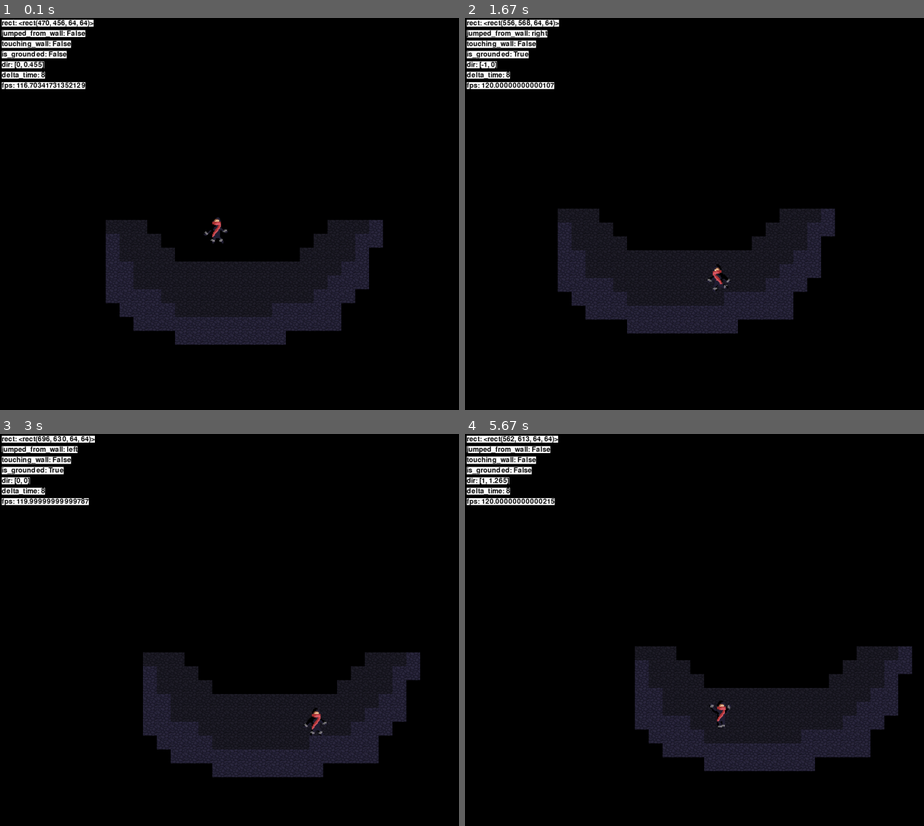
Above: before the commit, frames 1-4 (two rows, left to right).
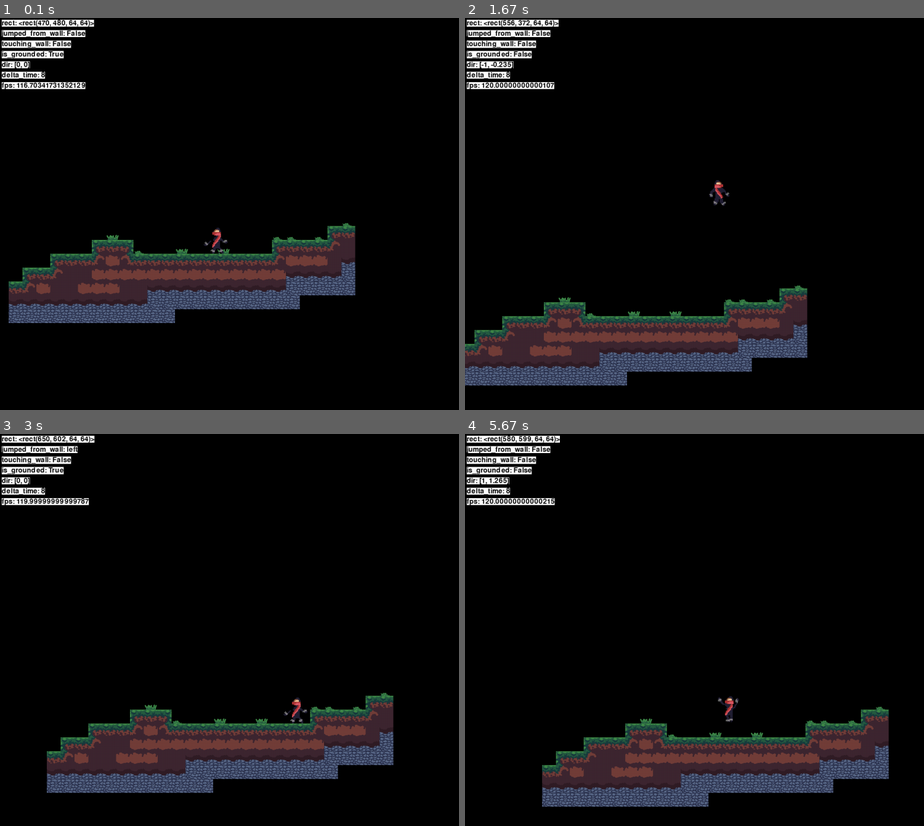
Above: after the commit, the same moments.

Repository: zyxwars/ninja
Game: pygame game, started from main.py
The game is run twice, just before and just after one commit, with the same random seed, the same clock (stepped at 60 frames per second) and the same inputs.
Inputs:
- Up to frame 1 (0.1 s): no input
- Up to frame 2 (1.67 s): hold D 0.33-0.8 s; hold D 0.83-1.3 s; tap Space at 0.9, 1.2, 1.4 s; hold A from 1.33 s (still down)
- Up to frame 3 (3 s): tap Space at 1.7, 1.97, 2.27, 2.4, 2.7 s; release A at 1.87 s; hold A 1.9-2.3 s; hold D 2.33-2.97 s
- Up to frame 4 (5.67 s): hold A 3-3.47 s; tap Space at 3.07, 3.37, 3.57, 3.87, 4.07, 4.37, 4.57, 4.87, 5.13, 5.43, 5.57 s; hold D 3.5-3.97 s; hold D 4-4.47 s; hold A 4.5-5.03 s; hold A 5.07-5.47 s; hold D from 5.5 s (still down)

The runs differ from the first frame. In frame 1, 17% of the frame differs, in the area x 1-84%, y 0-84%; in frame 2, 23%, in the area x 0-81%, y 0-94%; in frame 3, 17%; in frame 4, 20%.

Commit message:
Add new textures

Diff:
--- a/editor/editor.py
+++ b/editor/editor.py
@@ -16,7 +16,7 @@
 # Grid background, colorkey filters out (1,2,3), so choose anything, but that
 GRID_COLOR = 'white'
 ENTITY_TYPES = ['a']
-TILE_TYPES = [1, 2, 3]
+TILE_TYPES = list(range(1, 64))
 
 
 class Editor:
--- a/level/level.csv
+++ b/level/level.csv
@@ -11,13 +11,12 @@
 0
 0
 0
-0,0,0,0,0,0,0,0,0,0,0,0,0,0,a
-0,0,0,0,0,0,0,-1,-1,-1,0,0,0,0,0,0,0,0,0,0,0,0,0,-1,-1,-1,2
-0,0,0,0,0,0,0,2,-1,-1,-1,0,0,0,0,0,0,0,0,0,0,0,-1,-1,-1,2,2
-0,0,0,0,0,0,0,2,-1,-1,-1,-1,0,0,0,0,0,0,0,0,0,-1,-1,-1,-1,2
-0,0,0,0,0,0,0,2,2,-1,-1,-1,-1,-1,-1,-1,-1,-1,-1,-1,-1,-1,-1,-1,2,2
-0,0,0,0,0,0,0,2,2,-1,-1,-1,-1,-1,-1,-1,-1,-1,-1,-1,-1,-1,-1,2,2,2
-0,0,0,0,0,0,0,2,2,2,2,-1,-1,-1,-1,-1,-1,-1,-1,-1,-1,-1,2,2,2
-0,0,0,0,0,0,0,0,2,2,2,2,-1,-1,-1,-1,-1,-1,-1,2,2,2,2,2
-0,0,0,0,0,0,0,0,0,2,2,2,2,2,2,2,2,2,2,2,2,2,2,2
-0,0,0,0,0,0,0,0,0,0,0,0,2,2,2,2,2,2,2,2
+0
+0,0,0,0,0,0,0,0,0,0,0,0,0,0,0,0,0,0,0,0,0,0,0,0,-10
+0,0,0,0,0,0,0,-11,0,0,0,0,0,0,a,0,0,0,0,-10,-10,0,-10,15,9
+0,0,0,0,0,0,15,9,16,-10,0,0,-11,0,0,-11,0,0,0,15,9,9,9,17,13
+0,0,0,15,9,9,17,12,18,9,9,9,9,9,9,9,9,9,9,17,12,12,12,13,14
+0,15,9,17,13,13,12,12,12,12,12,12,12,12,12,12,12,12,12,12,14,14,14,14,27
+9,17,12,13,13,12,12,12,13,13,14,14,14,14,14,14,14,14,14,14,27,27,27,27,27,24
+14,14,14,14,14,14,14,14,14,14,27,27,27,27,27,27,27,27,27,27,27,24,24,24,24,24,24,24,24
+27,27,27,27,27,27,27,27,27,27,27,27,24,24,24,24,24,24,24,24,24,24,24,24,24,24,24,24,24,24
--- a/level/tile.py
+++ b/level/tile.py
@@ -13,7 +13,7 @@
         try:
             # Tile is foreground if tile_type is positive, otherwise it is in the background
             self.image = pg.image.load(
-                get_path(__file__, f'assets/tile{abs(tile_type) if  isinstance(tile_type, int) else tile_type}.png')).convert_alpha()
+                get_path(__file__, f'assets/tile/{abs(tile_type) if  isinstance(tile_type, int) else tile_type}.png')).convert_alpha()
         except FileNotFoundError:
             self.image = pg.Surface((config.TILE_SIZE, config.TILE_SIZE))
             self.image.fill('#ff00ff')
Binary file added: level/assets/tile/1.png
Binary file added: level/assets/tile/10.png
Binary file added: level/assets/tile/11.png
Binary file added: level/assets/tile/12.png
Binary file added: level/assets/tile/13.png
Binary file added: level/assets/tile/14.png
Binary file added: level/assets/tile/15.png
Binary file added: level/assets/tile/16.png
Binary file added: level/assets/tile/17.png
Binary file added: level/assets/tile/18.png
Binary file added: level/assets/tile/19.png
Binary file added: level/assets/tile/2.png
(and 60 more such lines)
